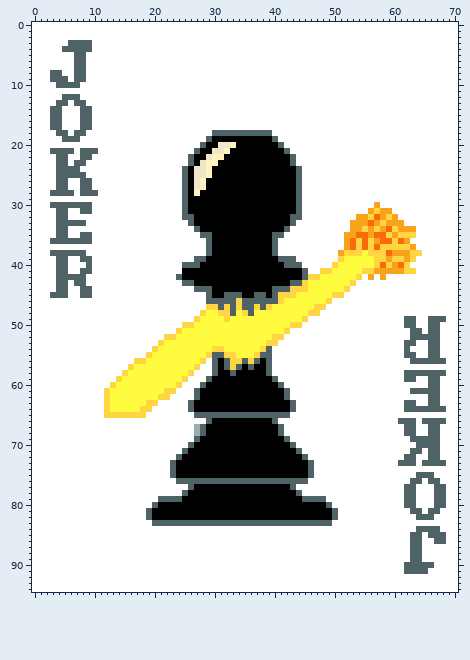
A sprite sheet gets an edit: assets/2x/jokers.png. The first picture shows the starting point.
The file is 142x190 pixels, drawn in blocks of 2x2; one block is one cell here.
The same view after the edit:
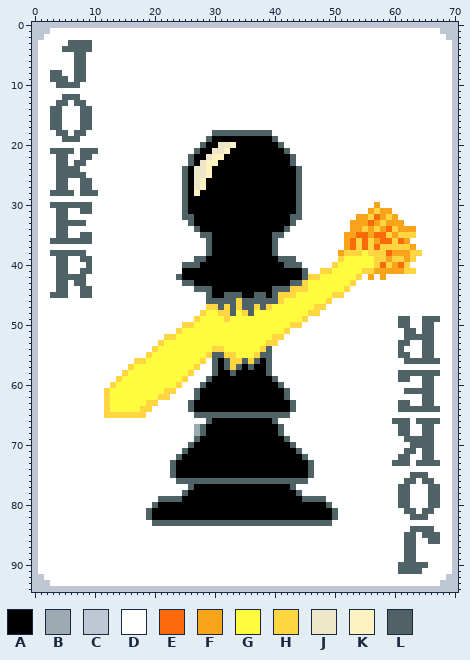
Palette (. is transparent): A #000000  B #9cabb1  C #bfc7d5  D #ffffff  E #fa6a0a  F #f9a31b  G #fffc40  H #ffd541  J #ede6c8  K #fef3c0  L #4f6367
Edits made:
Changed rows in their new state; - is an unchanged pixel.
first column x 0:
 0 CCCCCCCCCCCCCCCCCCCCCCCCCCCCCCCCCCCCCCCCCCCCCCCCCCCCCCCCCCCCCCCCCCCCCCC
 1 CCC-----------------------------------------------------------------CCC
 2 CC-------------------------------------------------------------------CC
 3 C---------------------------------------------------------------------C
 4 C---------------------------------------------------------------------C
 5 C---------------------------------------------------------------------C
 6 C---------------------------------------------------------------------C
 7 C---------------------------------------------------------------------C
 8 C---------------------------------------------------------------------C
 9 C---------------------------------------------------------------------C
10 C---------------------------------------------------------------------C
11 C---------------------------------------------------------------------C
12 C---------------------------------------------------------------------C
13 C---------------------------------------------------------------------C
14 C---------------------------------------------------------------------C
15 C---------------------------------------------------------------------C
16 C---------------------------------------------------------------------C
17 C---------------------------------------------------------------------C
18 C---------------------------------------------------------------------C
19 C---------------------------------------------------------------------C
20 C---------------------------------------------------------------------C
21 C---------------------------------------------------------------------C
22 C---------------------------------------------------------------------C
23 C---------------------------------------------------------------------C
24 C---------------------------------------------------------------------C
25 C---------------------------------------------------------------------C
26 C---------------------------------------------------------------------C
27 C---------------------------------------------------------------------C
28 C---------------------------------------------------------------------C
29 C---------------------------------------------------------------------C
30 C---------------------------------------------------------------------C
31 C---------------------------------------------------------------------C
32 C---------------------------------------------------------------------C
33 C---------------------------------------------------------------------C
34 C---------------------------------------------------------------------C
35 C---------------------------------------------------------------------C
36 C---------------------------------------------------------------------C
37 C---------------------------------------------------------------------C
38 C---------------------------------------------------------------------C
39 C---------------------------------------------------------------------C
40 C---------------------------------------------------------------------C
41 C---------------------------------------------------------------------C
42 C---------------------------------------------------------------------C
43 C---------------------------------------------------------------------C
44 C---------------------------------------------------------------------C
45 C---------------------------------------------------------------------C
46 C---------------------------------------------------------------------C
47 C---------------------------------------------------------------------C
48 C---------------------------------------------------------------------C
49 C------------------------------------------------------------L-D-L--D-C
50 C------------------------------------------------------------L-D-L-D--C
51 C-------------------------------------------------------------L-DL-D--C
52 C-------------------------------------------------------------L----D--C
53 C------------------------------------------------------------L-D-L-D--C
54 C------------------------------------------------------------LD--L-D--C
55 C------------------------------------------------------------L-D-L-D--C
56 C-------------------------------------------------------------L-----D-C
57 C---------------------------------------------------------------------C
58 C------------------------------------------------------------L------D-C
59 C------------------------------------------------------------L-D-L-D--C
60 C----------------------------------------------------------------L-D--C
61 C-------------------------------------------------------------L----D--C
62 C----------------------------------------------------------------L-D--C
63 C------------------------------------------------------------L-D-L-D--C
64 C------------------------------------------------------------L------D-C
65 C---------------------------------------------------------------------C
66 C-----------------------------------------------------------L--DL---D-C
67 C------------------------------------------------------------L-D-L-D--C
68 C------------------------------------------------------------L-D-L-D--C
69 C-------------------------------------------------------------L----D--C
70 C--------------------------------------------------------------L---D--C
71 C-------------------------------------------------------------L-DL-D--C
72 C------------------------------------------------------------L-D-L-D--C
73 C-----------------------------------------------------------L--DL---D-C
74 C---------------------------------------------------------------------C
75 C--------------------------------------------------------------L--D---C
76 C-------------------------------------------------------------L-DL-D--C
77 C------------------------------------------------------------L-D--L-D-C
78 C------------------------------------------------------------L-D--L-D-C
79 C------------------------------------------------------------L-D--L-D-C
80 C------------------------------------------------------------L-D--L-D-C
81 C-------------------------------------------------------------L-DL-D--C
82 C--------------------------------------------------------------L--D---C
83 C---------------------------------------------------------------------C
84 C--------------------------------------------------------------L---D--C
85 C-------------------------------------------------------------L-DL--D-C
86 C-------------------------------------------------------------L-D-L-D-C
87 C-------------------------------------------------------------L-D-----C
88 C-------------------------------------------------------------L-D-----C
89 C-------------------------------------------------------------L-D-----C
90 C------------------------------------------------------------L----D---C
91 C------------------------------------------------------------L---D----C
92 CC-------------------------------------------------------------------CC
93 CCC-----------------------------------------------------------------CCC
94 CCCCCCCCCCCCCCCCCCCCCCCCCCCCCCCCCCCCCCCCCCCCCCCCCCCCCCCCCCCCCCCCCCCCCCC
Changed places in both pictures, as pixel boxes (x1, y1, x2, y2):
changed: (32, 22, 458, 592)
